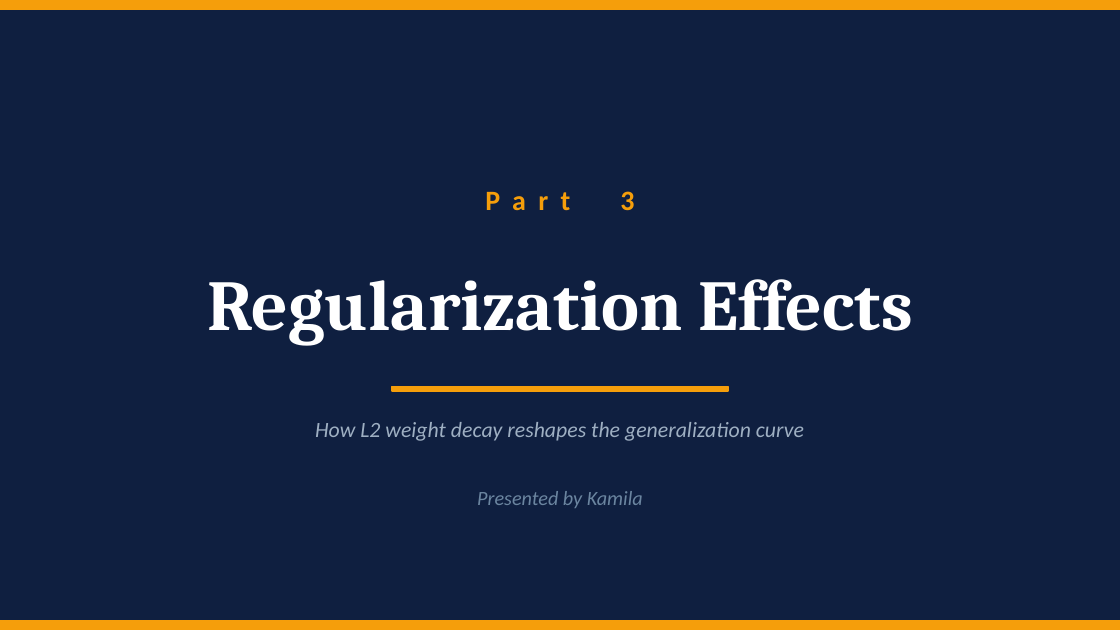
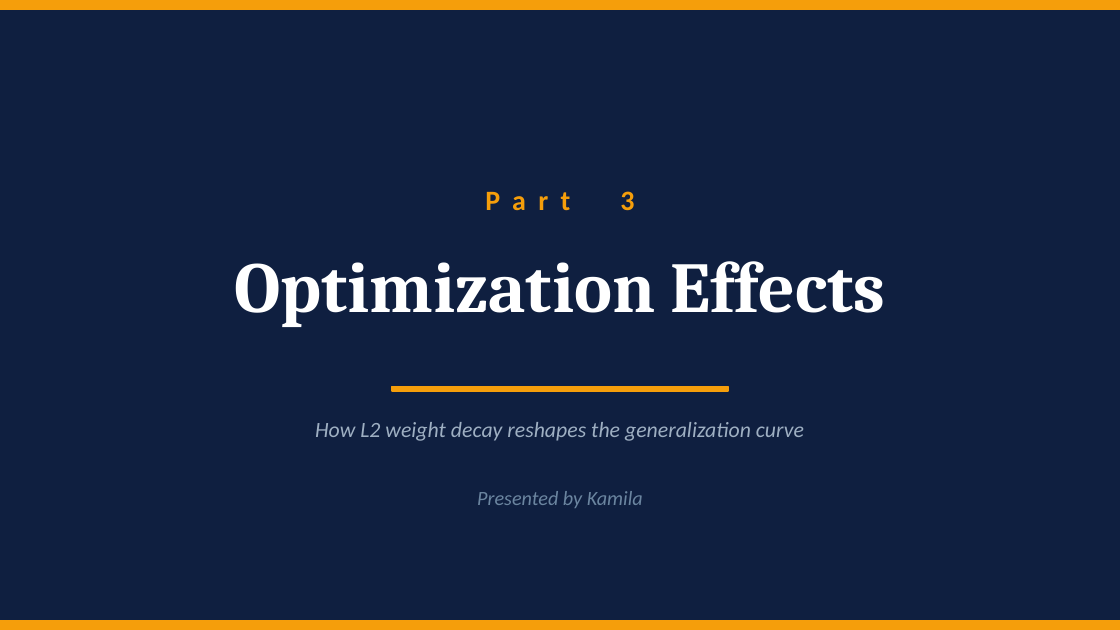
Before and after one commit to LeJ7-commits/double-descent-overparameterized-mlps, a slide deck: slide 11 of slides/double_descent_presentation.pptx. Drawn at 1120x630 pixels with LibreOffice and Linux fonts; fonts in the diff are those of the drawing. Boxes give left, top, right and bottom in pixels: in the first picture for what was removed or moved away, otherwise in the second. Text is boxed around its words. In the diff, an @@ line names an element or a change of style, - is before the commit and + after.

```diff
--- a/slides/double_descent_presentation.pptx
+++ b/slides/double_descent_presentation.pptx
@@ text at <box>234,261,886,327</box>: text changed @@
-Regularization Effects
+Optimization Effects
```
Also in this commit, not shown: 2 other slides changed.
